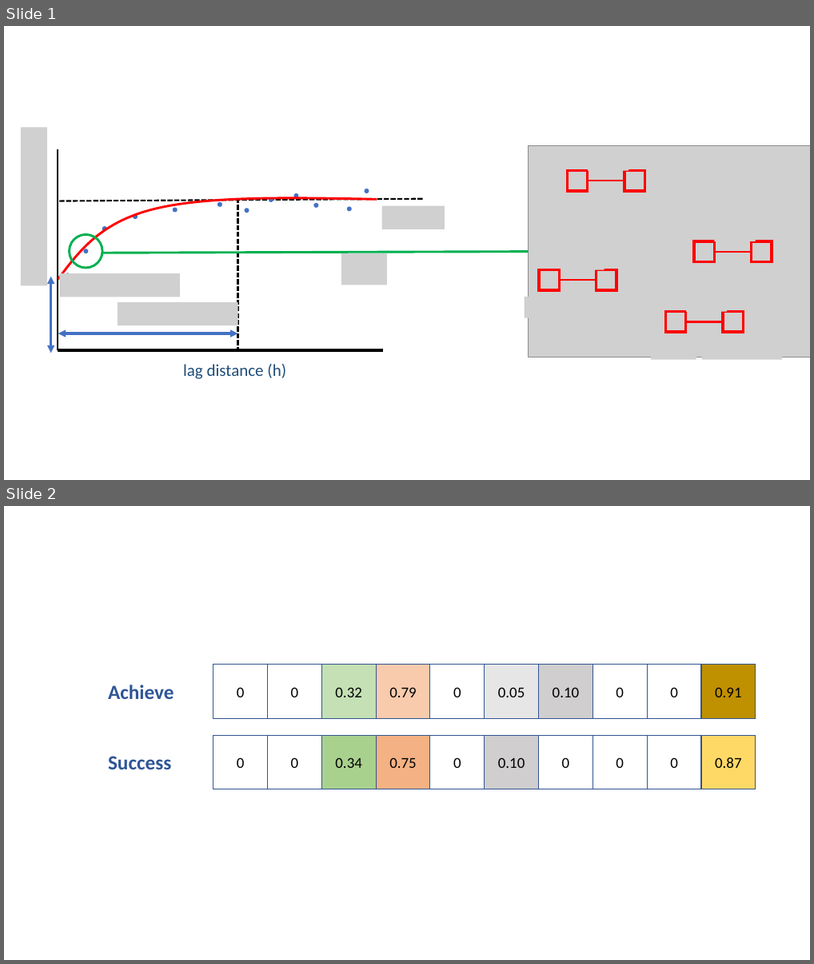
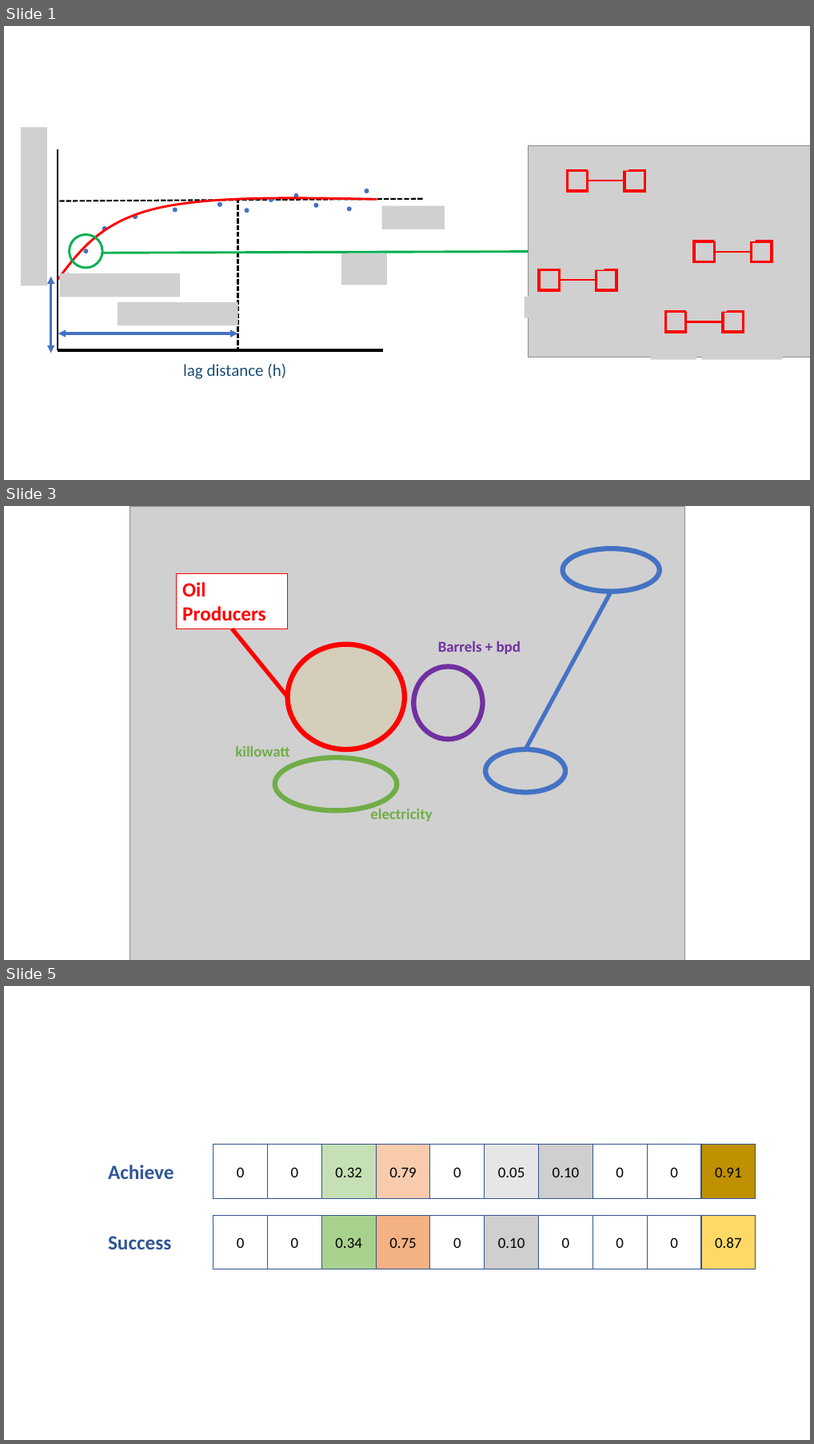
Before and after one commit to aegis4048/aegis4048.github.io-source, a slide deck: content/downloads/notebooks/spatial.pptx. Shown one above the other, each under a label of ours: slides 1 and 2 before the commit, slides 1, 3 and 5 after it; the slides between them are not shown. The pictures are 814x964 and 814x1444 pixels, drawn with LibreOffice and Linux fonts; fonts in the diff are those of the drawing; grey boxes stand for pictures. Boxes give left, top, right and bottom in pixels: in the first picture for what was removed or moved away, otherwise in the second. Text is boxed around its words. In the diff, an @@ line names an element or a change of style, - is before the commit and + after.

```diff
--- a/content/downloads/notebooks/spatial.pptx
+++ b/content/downloads/notebooks/spatial.pptx
@@ slide 3 added at box(4, 506, 810, 960), background #FFFFFF @@
@@ picture added at box(130, 506, 685, 960) @@
@@ ellipse added at box(563, 548, 660, 592), outline #4472C4 6 pt @@
@@ rectangle added at box(177, 574, 288, 629), fill #FFFFFF, outline #FF0000 0.75 pt, 24 pt, text #FF0000, bold @@
+Oil Producers
@@ line added from (611, 592) to (526, 749), #4472C4 5 pt @@
@@ line added from (288, 696) to (232, 629), #FF0000 5 pt @@
@@ ellipse added at box(288, 644, 405, 749), fill #FFC000 at 10% opacity, outline #FF0000 6 pt @@
@@ text added at box(438, 640, 521, 654), 18 pt, text #7030A0, bold @@
+Barrels + bpd
@@ ellipse added at box(414, 666, 483, 739), outline #7030A0 6 pt @@
@@ text added at box(235, 746, 290, 756), 18 pt, text #70AD47, bold @@
+killowatt
@@ ellipse added at box(275, 758, 398, 811), outline #70AD47 6 pt @@
@@ ellipse added at box(486, 749, 566, 792), outline #4472C4 6 pt @@
@@ text added at box(370, 807, 432, 821), 18 pt, text #70AD47, bold @@
+electricity
@@ what was slide 2 is now slide 5 @@
```
Also in this commit, not shown: 1 slide changed, 2 other slides added, 11 other files.
